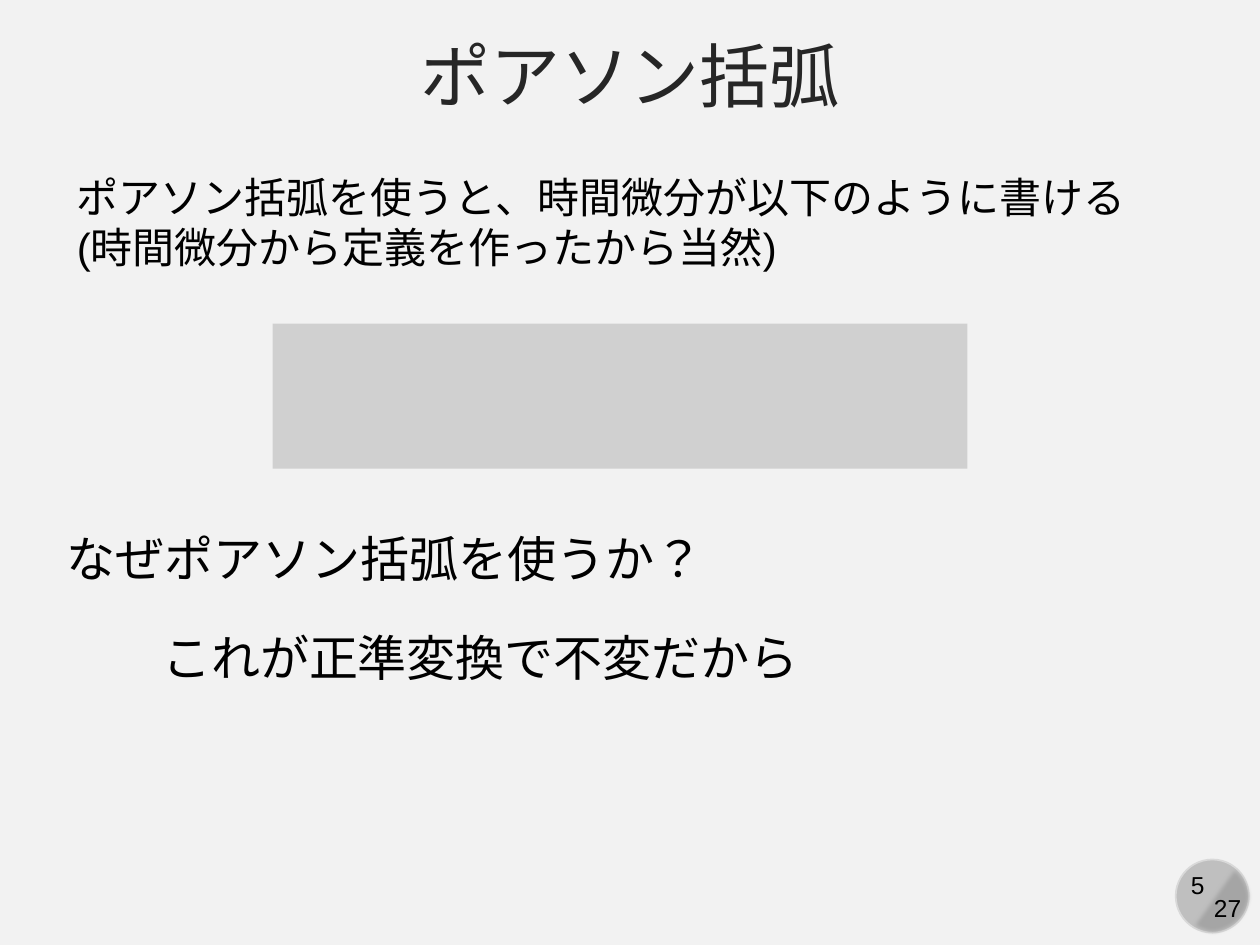
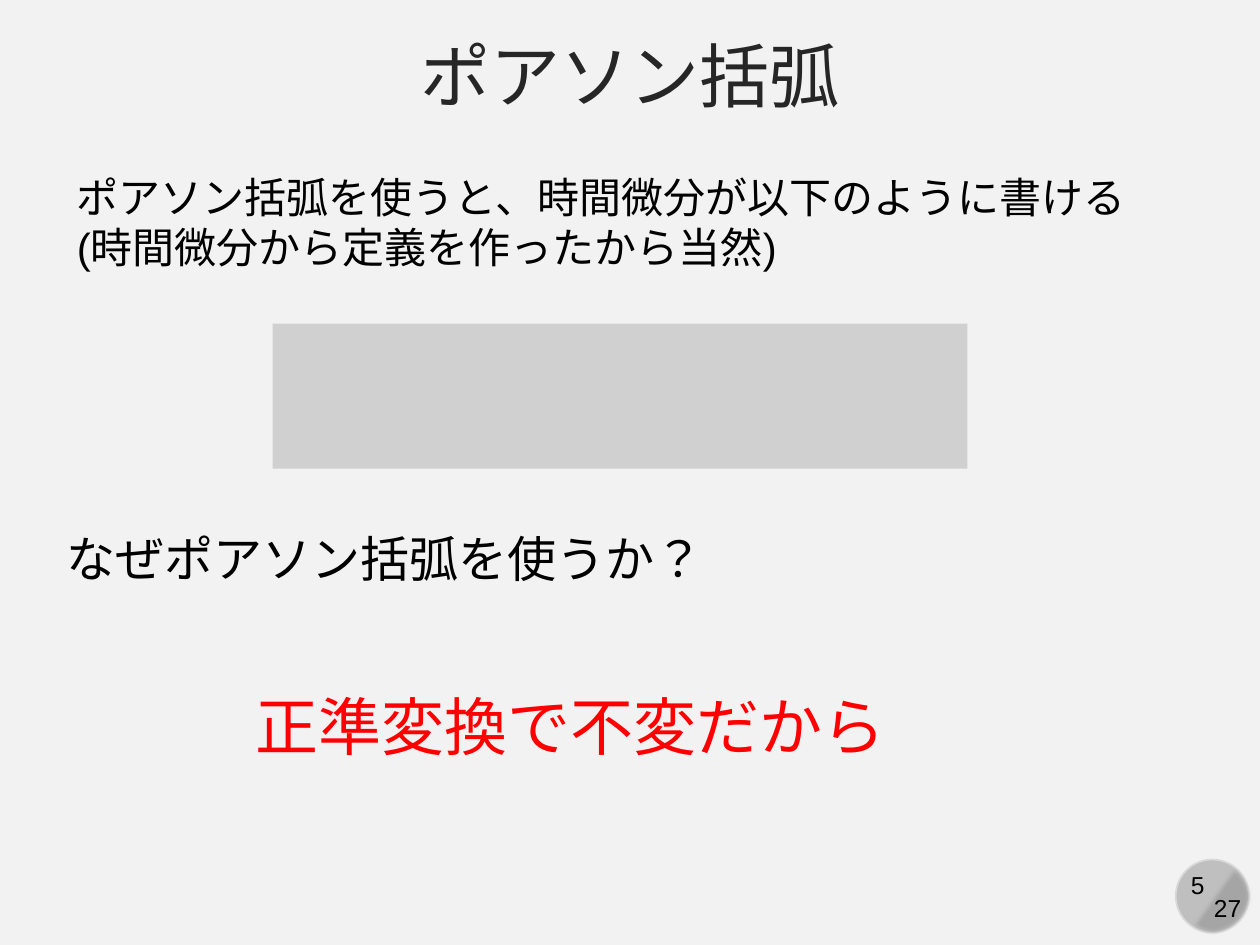
Before and after one commit to kaityo256/classical_mechanics, a slide deck: slide 5 of poisson/fig/slide.pptx. Drawn at 1260x945 pixels with LibreOffice and Linux fonts; fonts in the diff are those of the drawing; grey boxes stand for pictures. Boxes give left, top, right and bottom in pixels: in the first picture for what was removed or moved away, otherwise in the second. Text is boxed around its words. In the diff, an @@ line names an element or a change of style, - is before the commit and + after.

```diff
--- a/poisson/fig/slide.pptx
+++ b/poisson/fig/slide.pptx
@@ text at bbox=[255, 697, 885, 755]: text changed; size 28 to 36 pt; text colour #000000 to #FF0000 @@
-これが正準変換で不変だから
+正準変換で不変だから
```
Also in this commit, not shown: 1 other slide changed, 4 slides added.
